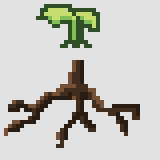
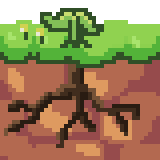
Revision of a layered 160×160 image; what changed, layer by layer:
painted on "racine" over bbox(68, 60, 84, 72)
added layer "Calque 23 copie 2" above "Calque 23 copie" over bbox(40, 8, 104, 48)
hid "Calque 23" over bbox(36, 4, 100, 48)
showed group "tile1" (6 layers), opacity 42% → 100% over bbox(0, 20, 160, 160)
hid "Arrière-plan" over bbox(0, 0, 160, 160)
